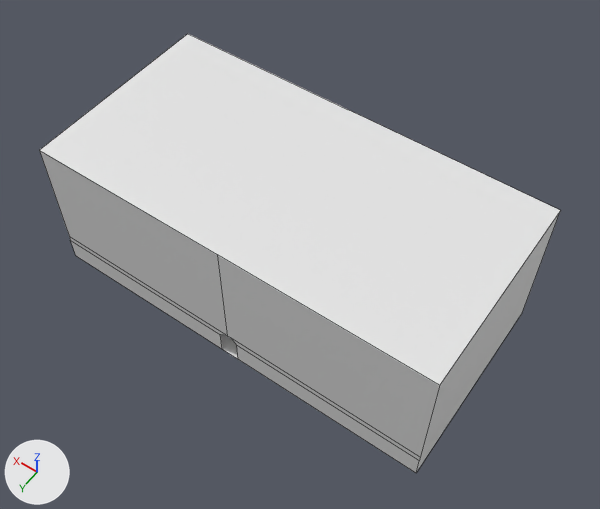
The Blender file Assets/Models/Environment/Scenes/Tutorial/tutorial_facilityRoomPushing2.blend as it was, and as the next commit left it.
Rendered twice from a camera (50 mm lens) standing at (-46.0, 46.6, 106.8) and looking at (-2.2, -14.8, 10.3). The lights are fixed; the arrows at lower left show +X, +Y and +Z. Mesh edges are drawn as thin lines.

The scene before the commit, as lines of its bpy script (objects in view):
```python
me_cube_001 = bpy.data.meshes.new('Cube.001')
me_cube_001.from_pydata(...)  # 64 vertices, 44 faces; spans x -32.0..32.0, y -32.0..0.0, z 0.0..24.0
me_cube_001.materials.append(mat_tile)  # white #e7e7e7
ob_room = bpy.data.objects.new('Room', me_cube_001)
ob_room.location = (0.0, 0.0, 0.0)
```
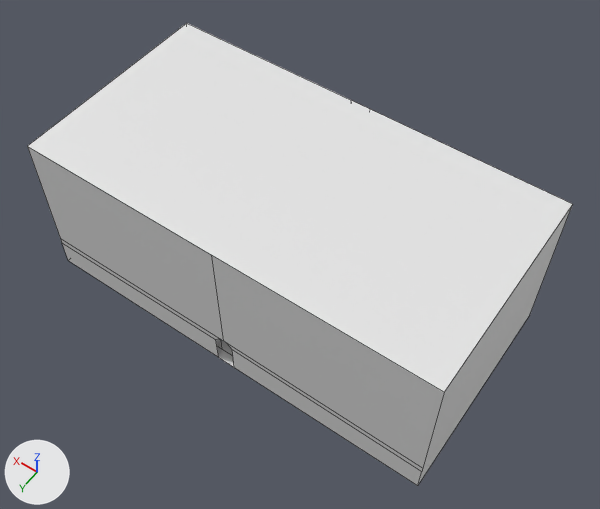
Where the change shows, as pixel boxes (x1, y1, x2, y2) in the pictures (600 x 509 px):
'Room', reshaped
    before: (40, 34, 560, 473)
    after: (27, 23, 573, 486)
part 1 of me_cube_001, added
    after: (27, 23, 573, 486)
part 2 of me_cube_001, built on
    before: (71, 212, 560, 473)
    after: (216, 339, 222, 349)

The edits, one by one:
Material 'Light' (mat_light) is new.
Its base color is (0.131, 0.635, 1.0) (cyan #65d1ff).
me_cube_001 is used by ob_room; location (0.0, 0.0, 0.0).
me_cube_001 had 64 vertices, 44 faces and spanned x -32.0..32.0, y -32.0..0.0, z 0.0..24.0.
me_cube_001 now has 106 vertices, 69 faces and spans x -33.0..33.0, y -33.0..1.0, z -1.0..25.0.
me_cube_001 part 1: a new loose piece of 28 vertices spanning x -33.0..33.0, y -33.0..1.0, z -1.0..25.0, in mat_tile (white #e7e7e7).
Part 2, on me_cube_001:
2 vertices are removed from x -1.5..1.5, y -32.0, z 0.0.
8 faces are deleted.
8 vertices are added at x -32.0..32.0, y -32.0..0.0, z 2.5.
8 new vertices lie (0.0, 0.0, 2.5) away from vertices in x -32.0..32.0, y -32.0..0.0, z 0.0.
13 new faces join them, mat_tile (white #e7e7e7).
6 new faces join them, mat_light (cyan #65d1ff).
me_cube_001 now uses material mat_light (cyan #65d1ff).
